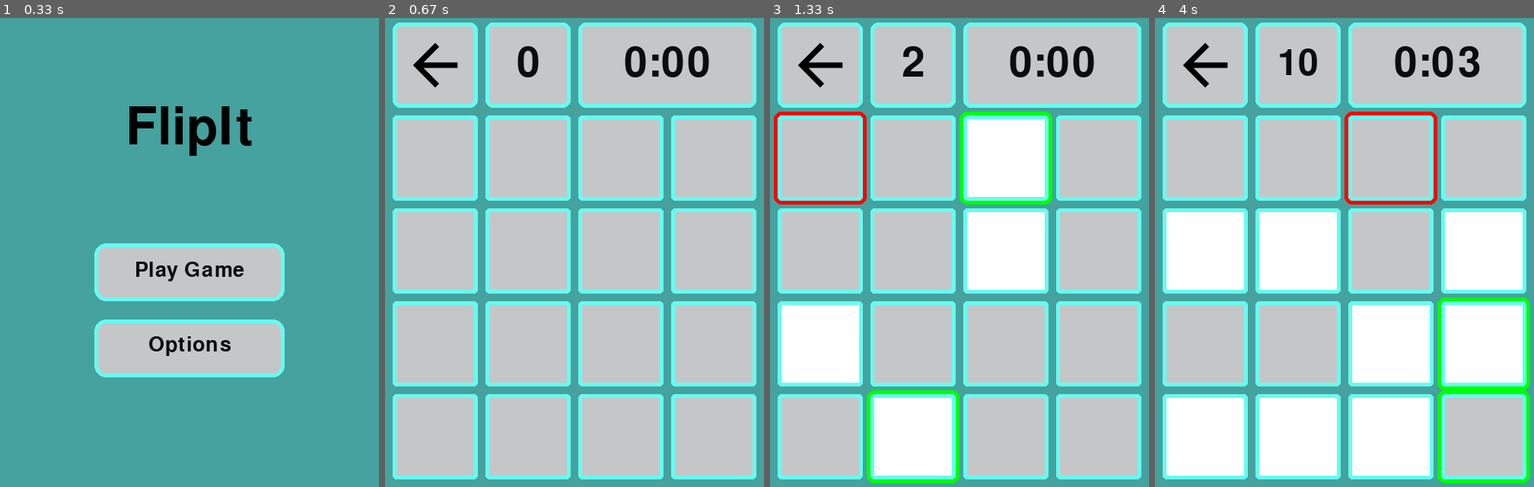
Above: before the commit, frames 1-4 (left to right).
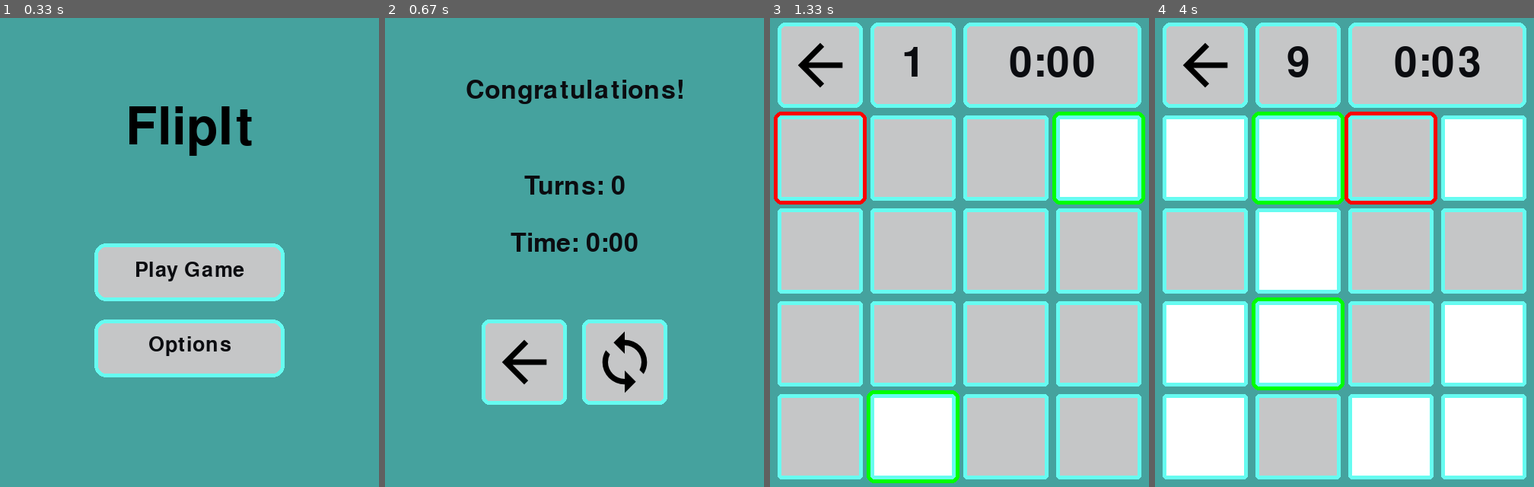
Above: after the commit, the same moments.

Repository: 03kkim/FlipIt
Game: pygame game, started from main.py
Same seed, same stepped clock (60 frames per second), same inputs: the game is played once before the commit and once after it.
Inputs (mouse positions are in pixels of both pictures, inside the frame that each line leads up to):
- Up to frame 1 (0.33 s): no input
- Up to frame 2 (0.67 s): click (574, 252) at 0.38 s
- Up to frame 3 (1.33 s): click (997, 355) at 0.72 s; click (842, 182) at 1.05 s
- Up to frame 4 (4 s): click (1484, 416) at 1.38 s; click (1253, 158) at 1.72 s; click (1325, 374) at 2.05 s; click (1333, 172) at 2.38 s; click (1291, 154) at 2.72 s; click (1477, 374) at 3.05 s; click (1461, 238) at 3.38 s; click (1424, 168) at 3.72 s

Frame 1 is identical in both runs. In frame 2, 79% of the frame differs, in the area x 2-98%, y 0-99%; in frame 3, 15%; in frame 4, 37%.

Commit message:
Fix bug where retry button threw error
Was missing the use of the board.is_clear attribute

Diff:
--- a/main.py
+++ b/main.py
@@ -87,6 +87,8 @@
     print(board.relationships)
     grid = board.return_grid()
     object_grid = []
+    for num in range(16):
+        board.flip(num)
 
     # Define some colors
     BLACK = (0, 0, 0)
@@ -261,12 +263,12 @@
                 elif event.type == pygame.MOUSEBUTTONDOWN:
                     # User clicks the mouse. Get the position
                     pos = pygame.mouse.get_pos()
-                    print(pos)
                     if (pos[0] >= 127 and pos[0] <= 239) and (pos[1] >= 400 and pos[1] <= 512):
                         done = True
                         main_menu()
                     elif (pos[0] >= 259 and pos[0] <= 371) and (pos[1] >= 400 and pos[1] <= 512):
                         board.clear_board()
+                        board.is_clear = True
                         turn = 0
                         minutes = 0
                         seconds = 0
